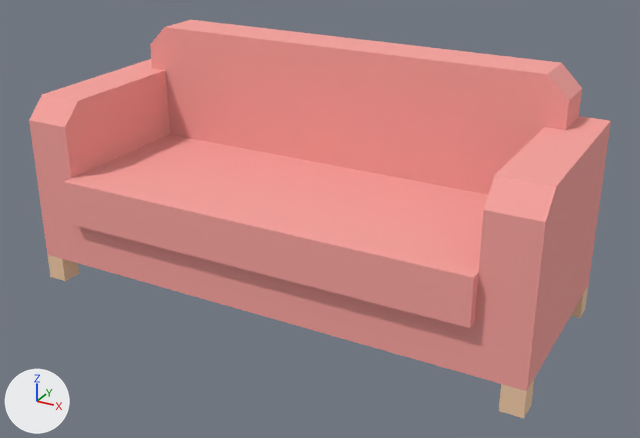
The glTF model models/sofa.glb as it was, and as the next commit left it.
Before and after are seen from a 50 mm lens placed at (1.53, -2.7, 1.69), pointed at (0.05, -0.01, 0.35). The lights are fixed; the arrows at lower left show +X, +Y and +Z. Vertices at the same position are counted once.

Names of what the first picture shows: 'sofa'.
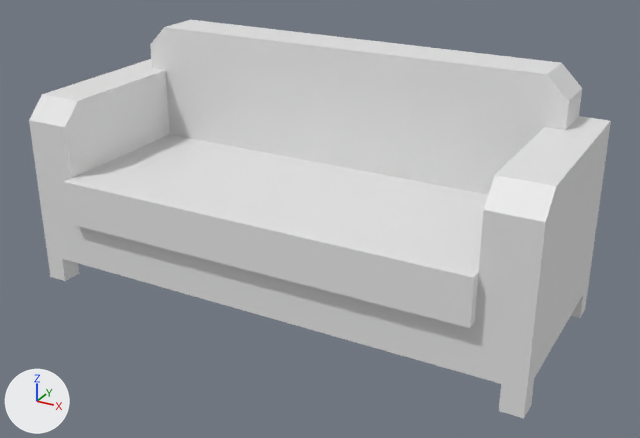
Pixel boxes (x1, y1, x2, y2) of what changed, in the pictures (640 x 438 px):
part 1 of me_mesh_loungesofa, recoloured (pink to white)
    both: (29, 20, 611, 391)
part 2 of me_mesh_loungesofa, recoloured (beige to grey)
    both: (47, 255, 588, 418)

The edits, one by one:
me_mesh_loungesofa has 66 vertices, 128 faces and spans x -1.02..0.98, y -0.41..0.43, z 0.0..0.94.
me_mesh_loungesofa is used by ob_sofa; location (0.0, 0.0, 0.0).
me_mesh_loungesofa part 1: all 88 faces that had it switch from mat_carpet (pink #f9a39e) to no material.
me_mesh_loungesofa part 2: all 40 faces that had it switch from mat_wood (beige #f3cca8) to no material.
